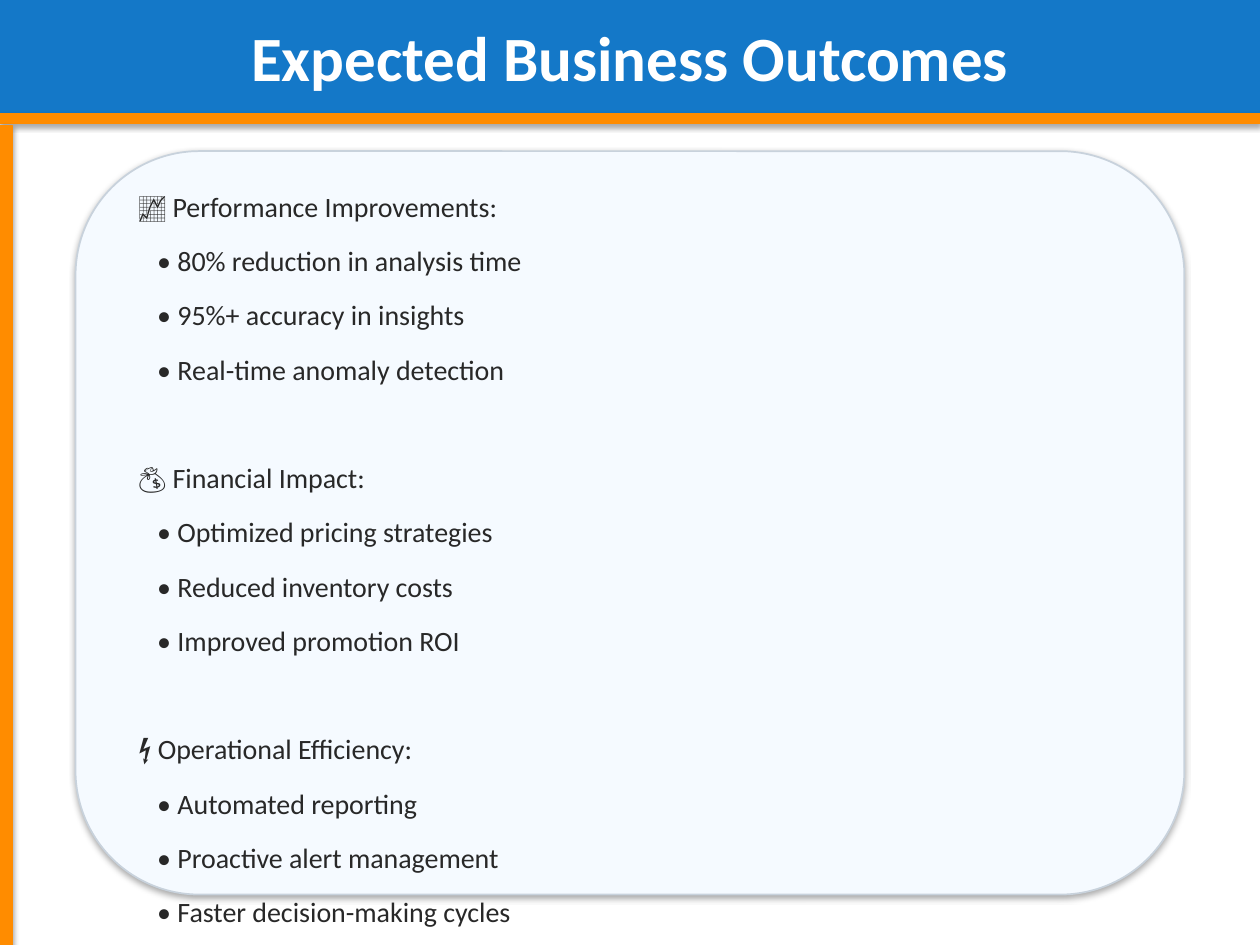
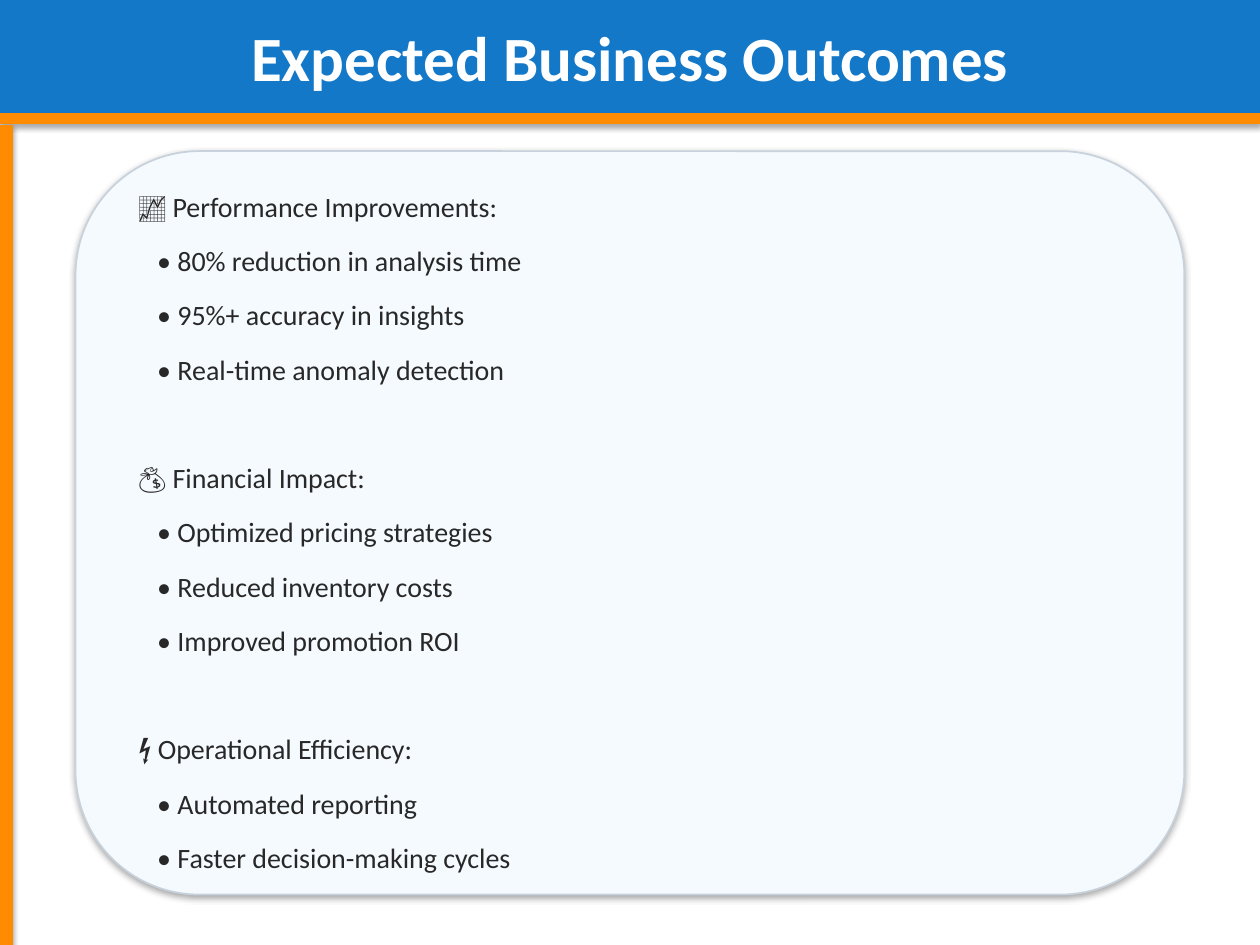
Before and after one commit to adityasinghz/smart-cpg-decision-agent, a slide deck: slide 22 of Smart_CPG_Decision_Agent_Presentation.pptx. Drawn at 1260x945 pixels with LibreOffice and Linux fonts; fonts in the diff are those of the drawing. Boxes give left, top, right and bottom in pixels: in the first picture for what was removed or moved away, otherwise in the second. Text is boxed around its words. In the diff, an @@ line names an element or a change of style, - is before the commit and + after.

```diff
--- a/Smart_CPG_Decision_Agent_Presentation.pptx
+++ b/Smart_CPG_Decision_Agent_Presentation.pptx
@@ text at box(177, 848, 498, 873): paragraph removed @@
-• Proactive alert management
```
Also in this commit, not shown: 5 other slides changed, 4 other files.
